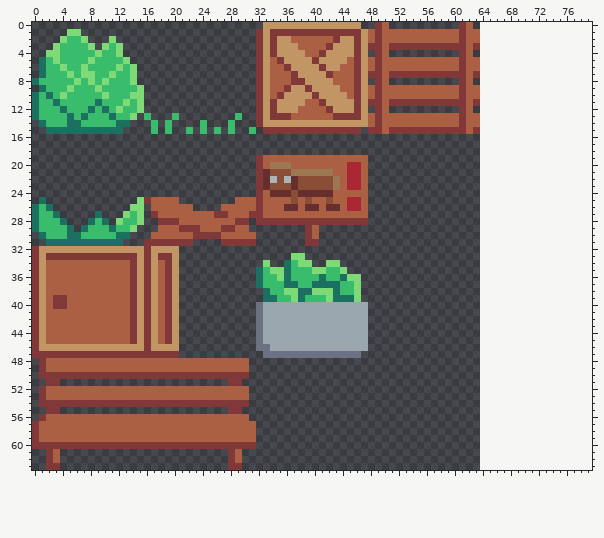
Sprite sheet -- Assets/Sprites/EnvironmentAtlas.png. The picture above is the old version.
The file is 64x64 pixels. The old version is drawn lined up with the new one, on the new canvas.
Now the later version:
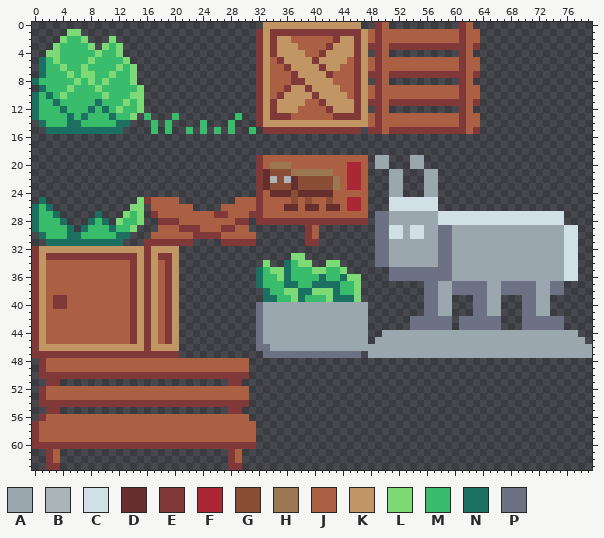
Palette (. is transparent): A #9aa7ae  B #a9b5b9  C #d1e0e6  D #672e2e  E #803838  F #ab2734  G #8a4e37  H #9c7852  J #ab6044  K #c29565  L #7ed977  M #39bd6d  N #1b7062  P #6c7284
Change:
canvas 64x64 -> 80x64
y 19..20: x 49..50 .. -> AA; x 54..55 .. -> AA
y 21..24: x 51..52 .. -> AA; x 56..57 .. -> AA
y 25..26: x 51..57 ....... -> CCCCCCC
y 27..28: x 49..75 ........................... -> PPAAAAAAACCCCCCCCCCCCCCCCCC
y 29..30: x 49..77 ............................. -> PPCCACCAAPPAAAAAAAAAAAAAAAACC
y 31..34: x 49..77 ............................. -> PPAAAAAAAPPAAAAAAAAAAAAAAAACC
y 35..36: x 51..77 ........................... -> PPPPPPPPPAAAAAAAAAAAAAAAACC
y 37..38: x 56..75 .................... -> PPAAPPPPPAAPPPPPAAPP
y 39..41: x 56..59 .... -> PPAA; x 63..66 .... -> PPAA; x 70..73 .... -> PPAA
y 42..43: x 54..59 ...... -> PPPPPP; x 61..66 ...... -> PPPPPP; x 70..75 ...... -> PPPPPP
y 44: x 50..77 ............................ -> AAAAAAAAAAAAAAAAAAAAAAAAAAAA
y 45: x 49..78 .............................. -> AAAAAAAAAAAAAAAAAAAAAAAAAAAAAA
y 46..47: x 48..79 ................................ -> AAAAAAAAAAAAAAAAAAAAAAAAAAAAAAAA
Boxes around the changes in both pictures, in picture pixels (x1, y1, x2, y2):
added: (368, 155, 592, 358)
